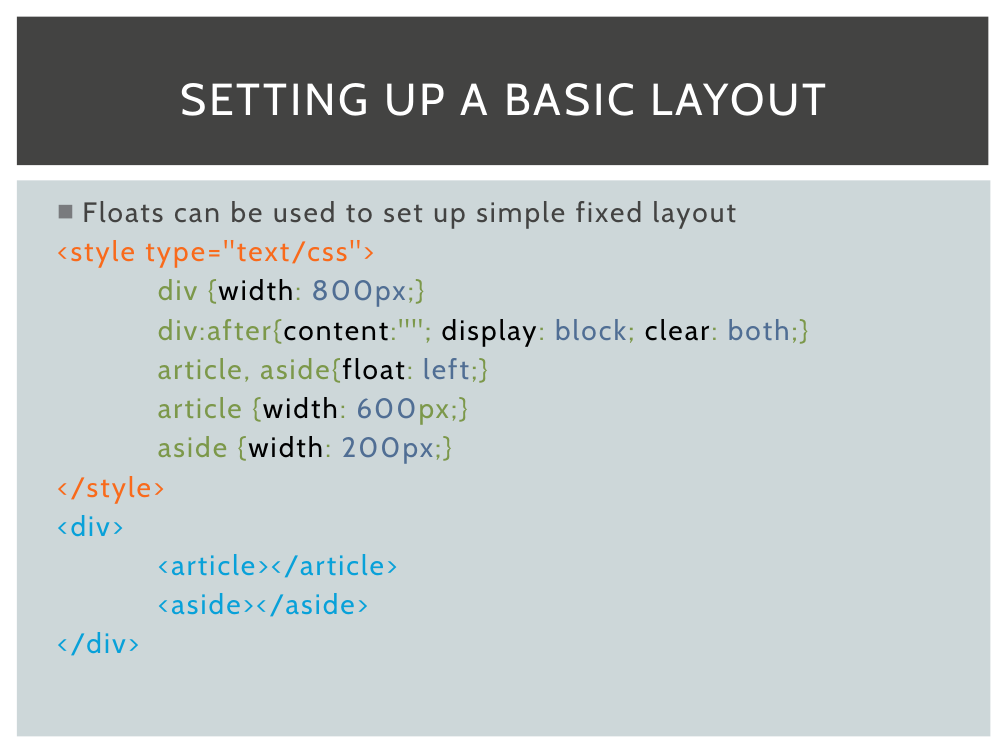
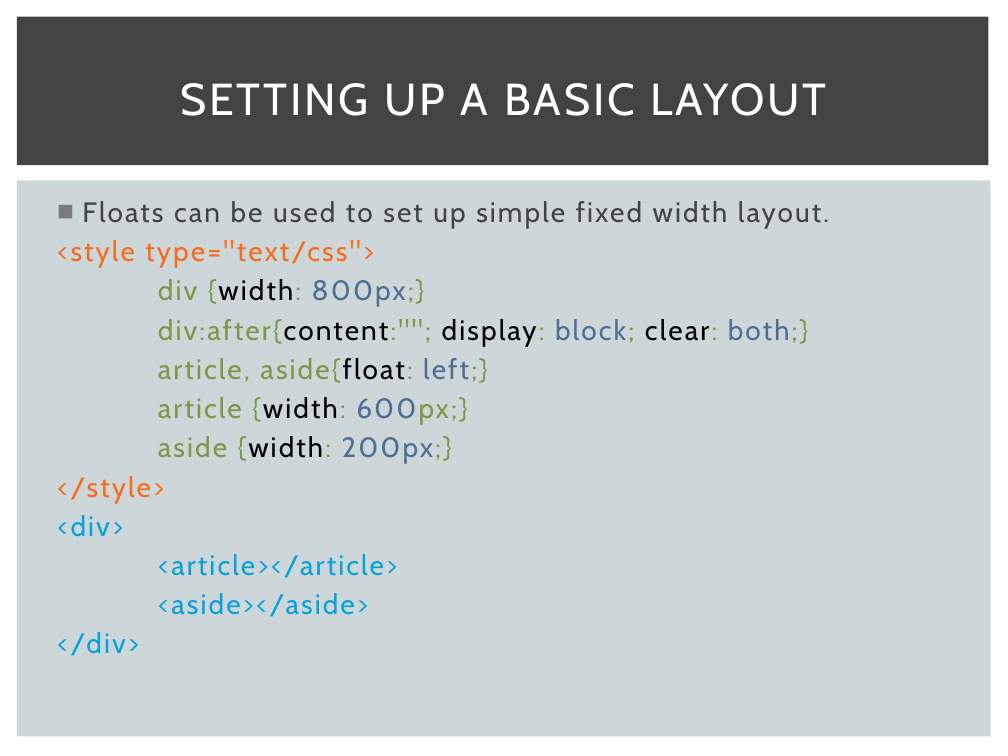
Before and after one commit to danhahn/app-talk, a slide deck: slide 16 of tech-talk.pptx. Drawn at 1008x756 pixels with LibreOffice and Linux fonts; fonts in the diff are those of the drawing. Boxes give left, top, right and bottom in pixels: in the first picture for what was removed or moved away, otherwise in the second. Text is boxed around its words. In the diff, an @@ line names an element or a change of style, - is before the commit and + after.

```diff
--- a/tech-talk.pptx
+++ b/tech-talk.pptx
@@ text at <box>82,201,829,229</box>: text changed @@
-■ Floats can be used to set up simple fixed layout
+■ Floats can be used to set up simple fixed width layout.
```
Also in this commit, not shown: 14 other slides changed.
